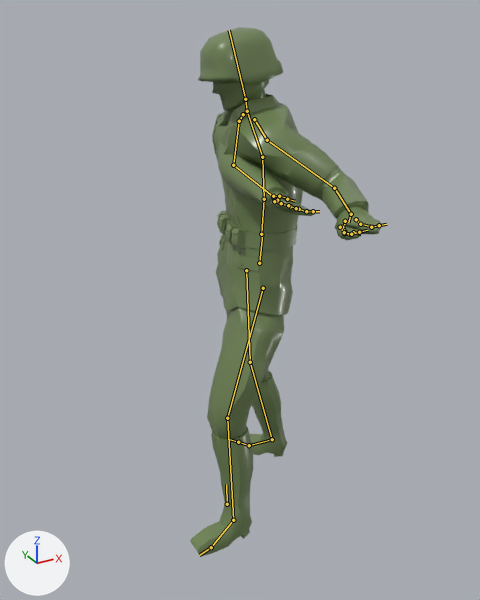
The Blender file source/latest/toy-soldier-retarget.blend, before and after one commit.
Both versions are drawn from a 50 mm lens placed at (-1.011, -1.951, 1.889), pointed at (-0.04, -0.184, 1.006). Every picture has the same lights, and +X, +Y and +Z are marked at lower left. The older version comes first. Both versions are drawn at frame 36 of the action 'turn_right'; the numbers are the values there. The bones that change, and the others that lie on the model, are drawn over the model as lines.

The first picture shows 'Helmet', 'Soldier_1'.
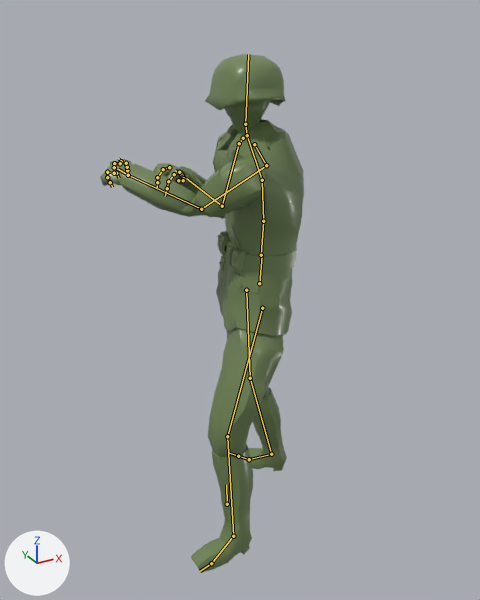
Location of each change, [x1, y1, x2, y2] in pixels of the pictures (480 x 600 px):
'Soldier_1', posed (7% wider): before [190, 80, 381, 556]; after [100, 100, 304, 572]
'Helmet', posed: before [198, 27, 283, 86]; after [205, 54, 286, 110]
bone 'Hips', root to tip: before (259, 263) to (262, 234); after (259, 283) to (262, 255)
bone 'Head', root to tip: before (245, 99) to (229, 30); after (245, 124) to (248, 54)
bone 'LeftArm', root to tip: before (267, 140) to (334, 188); after (266, 165) to (201, 209)
bone 'LeftForeArm', root to tip: before (334, 188) to (351, 214); after (201, 209) to (128, 175)
bone 'LeftHand', root to tip: before (351, 214) to (348, 222); after (128, 175) to (118, 169)
bone 'LeftHandThumb1', root to tip: before (345, 221) to (344, 226); after (127, 170) to (125, 167)
bone 'LeftHandThumb2', root to tip: before (342, 227) to (346, 232); after (127, 167) to (124, 163)
bone 'LeftHandThumb3', root to tip: before (344, 233) to (351, 235); after (126, 163) to (123, 160)
bone 'LeftHandIndex1', root to tip: before (340, 227) to (344, 232); after (120, 163) to (114, 163)
bone 'LeftHandIndex2', root to tip: before (344, 232) to (351, 234); after (114, 163) to (114, 167)
bone 'LeftHandIndex3', root to tip: before (351, 234) to (359, 232); after (114, 167) to (116, 173)
bone 'LeftHandMiddle1', root to tip: before (356, 219) to (360, 224); after (114, 173) to (107, 172)
bone 'LeftHandMiddle2', root to tip: before (360, 224) to (371, 226); after (107, 172) to (107, 178)
bone 'LeftHandMiddle3', root to tip: before (371, 227) to (379, 225); after (107, 177) to (110, 182)
bone 'RightArm', root to tip: before (239, 121) to (233, 165); after (239, 143) to (222, 206)
bone 'RightForeArm', root to tip: before (233, 165) to (277, 200); after (222, 206) to (182, 175)
bone 'RightHand', root to tip: before (277, 200) to (281, 202); after (182, 175) to (175, 170)
bone 'RightHandThumb1', root to tip: before (273, 197) to (276, 197); after (183, 177) to (182, 177)
bone 'RightHandThumb2', root to tip: before (273, 196) to (280, 197); after (183, 178) to (182, 180)
bone 'RightHandThumb3', root to tip: before (279, 196) to (287, 198); after (183, 180) to (181, 182)
bone 'RightHandIndex1', root to tip: before (274, 201) to (281, 203); after (179, 172) to (174, 174)
bone 'RightHandIndex2', root to tip: before (281, 203) to (290, 206); after (174, 174) to (168, 181)
bone 'RightHandIndex3', root to tip: before (290, 206) to (299, 209); after (168, 181) to (167, 188)
bone 'RightHandMiddle1', root to tip: before (288, 205) to (296, 208); after (169, 167) to (163, 169)
bone 'RightHandMiddle2', root to tip: before (296, 208) to (306, 211); after (163, 169) to (157, 177)
bone 'RightHandMiddle3', root to tip: before (306, 211) to (313, 211); after (157, 177) to (157, 182)

The change in detail:
Bone 'Hips' (bone_hips) moves from (0.11, 0.045, 0.056) to (0.11, -0.032, 0.056).
Bone 'Head' (bone_head) turns from (9, 10, 1) to (37, 102, 32) degrees about its own x, y and z.
Bone 'LeftArm' (bone_leftarm) turns from (47, 26, -19) to (-36, 123, 71) degrees about its own x, y and z.
Bone 'LeftForeArm' (bone_leftforearm) turns from (-62, 5, 30) to (7, -130, -63) degrees about its own x, y and z.
Bone 'LeftHand' (bone_lefthand) turns from (2, 1, 13) to (0, 0, 0) degrees about its own x, y and z.
Bone 'LeftHandThumb1' (bone_lefthandthumb1) turns from (0, 0, -26) to (0, 0, 0) degrees about its own x, y and z.
Bone 'LeftHandThumb2' (bone_lefthandthumb2) turns from (0, 0, -26) to (0, 0, 0) degrees about its own x, y and z.
Bone 'LeftHandThumb3' (bone_lefthandthumb3) turns from (0, 0, -26) to (0, 0, 0) degrees about its own x, y and z.
Bone 'LeftHandIndex1' (bone_lefthandindex1) turns from (0, 0, -26) to (26, -1, 3) degrees about its own x, y and z.
Bone 'LeftHandIndex2' (bone_lefthandindex2) turns from (0, 0, -26) to (37, -1, 4) degrees about its own x, y and z.
Bone 'LeftHandIndex3' (bone_lefthandindex3) turns from (0, 0, -26) to (37, -1, 4) degrees about its own x, y and z.
Bone 'LeftHandMiddle1' (bone_lefthandmiddle1) turns from (0, 0, -26) to (26, -1, 3) degrees about its own x, y and z.
Bone 'LeftHandMiddle2' (bone_lefthandmiddle2) turns from (0, 0, -26) to (37, -1, 4) degrees about its own x, y and z.
Bone 'LeftHandMiddle3' (bone_lefthandmiddle3) turns from (0, 0, -26) to (37, -1, 4) degrees about its own x, y and z.
Bone 'RightArm' (bone_rightarm) turns from (154, 19, 15) to (59, -21, -90) degrees about its own x, y and z.
Bone 'RightForeArm' (bone_rightforearm) turns from (17, -34, 26) to (-111, -30, -11) degrees about its own x, y and z.
Bone 'RightHand' (bone_righthand) turns from (4, 0, -15) to (0, 0, 0) degrees about its own x, y and z.
Bone 'RightHandThumb1' (bone_righthandthumb1) turns from (0, 0, 26) to (0, 0, 0) degrees about its own x, y and z.
Bone 'RightHandThumb2' (bone_righthandthumb2) turns from (0, 0, 26) to (0, 0, 0) degrees about its own x, y and z.
Bone 'RightHandThumb3' (bone_righthandthumb3) turns from (0, 0, 26) to (0, 0, 0) degrees about its own x, y and z.
Bone 'RightHandIndex1' (bone_righthandindex1) turns from (0, 0, 26) to (26, 0, -1) degrees about its own x, y and z.
Bone 'RightHandIndex2' (bone_righthandindex2) turns from (0, 0, 26) to (37, 1, -2) degrees about its own x, y and z.
Bone 'RightHandIndex3' (bone_righthandindex3) turns from (0, 0, 26) to (37, 1, -2) degrees about its own x, y and z.
Bone 'RightHandMiddle1' (bone_righthandmiddle1) turns from (0, 0, 26) to (26, 0, -1) degrees about its own x, y and z.
Bone 'RightHandMiddle2' (bone_righthandmiddle2) turns from (0, 0, 26) to (37, 1, -2) degrees about its own x, y and z.
Bone 'RightHandMiddle3' (bone_righthandmiddle3) turns from (0, 0, 26) to (37, 1, -2) degrees about its own x, y and z.
